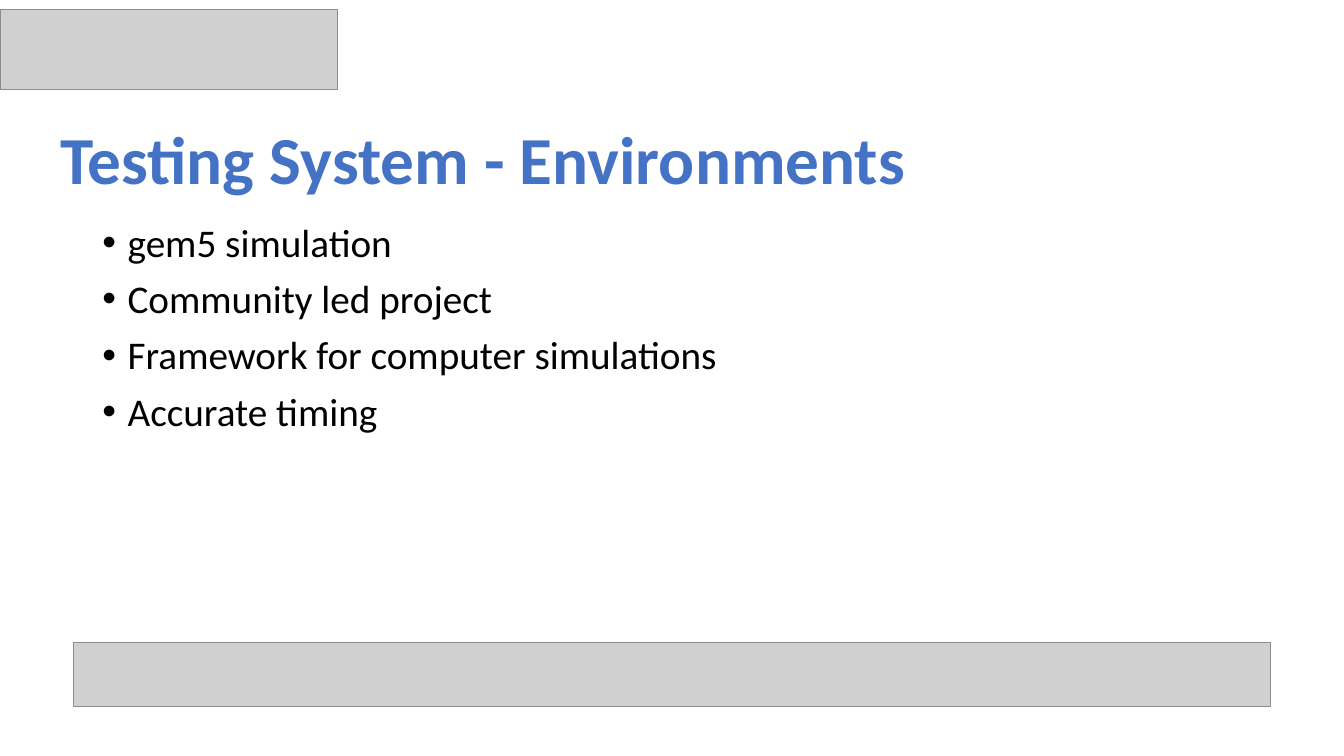
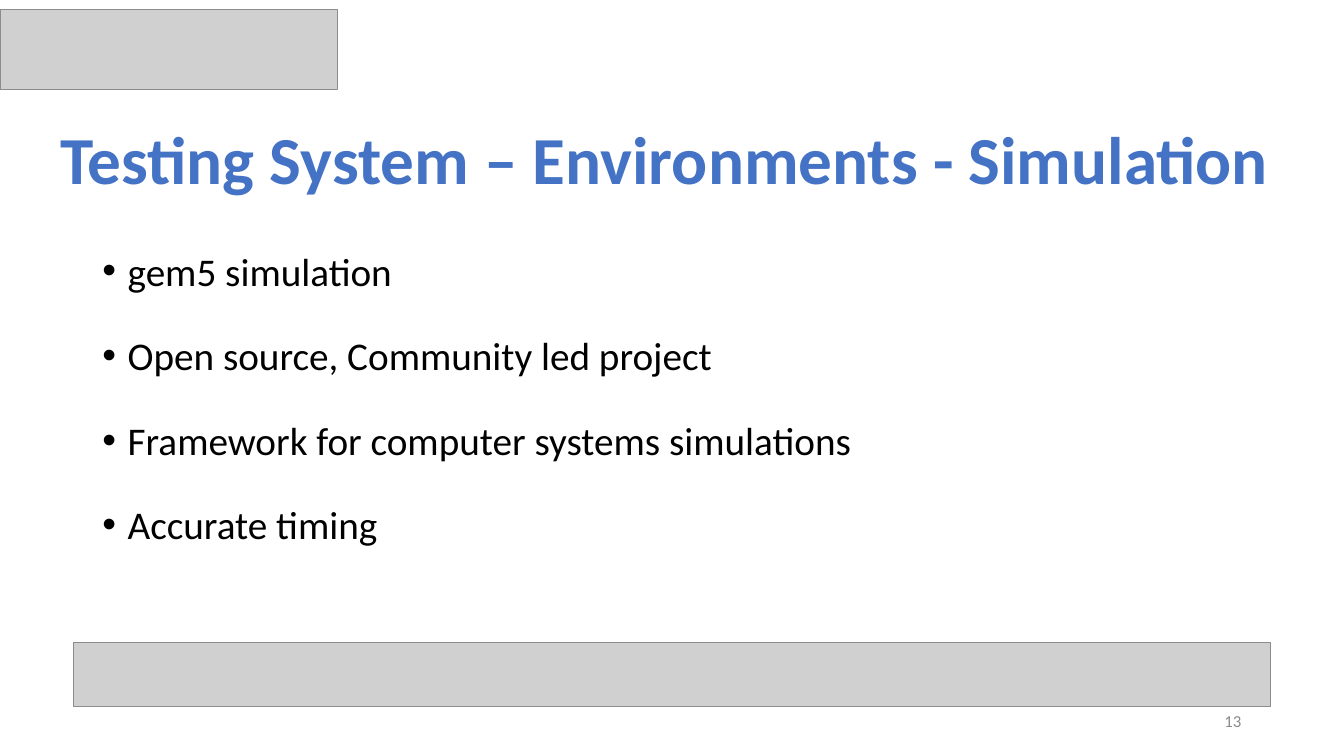
Before and after one commit to ommersh/Final-Project, a slide deck: slide 13 of Capstone Project Phase B–23-2-D-17.pptx (slide 12 before the commit). Drawn at 1344x756 pixels with LibreOffice and Linux fonts; fonts in the diff are those of the drawing; grey boxes stand for pictures. Boxes give left, top, right and bottom in pixels: in the first picture for what was removed or moved away, otherwise in the second. Text is boxed around its words. In the diff, an @@ line names an element or a change of style, - is before the commit and + after.

```diff
--- a/Capstone Project Phase B–23-2-D-17.pptx
+++ b/Capstone Project Phase B–23-2-D-17.pptx
@@ title at bbox=[60, 137, 1268, 196]: text changed @@
-Testing System - Environments
+Testing System – Environments - Simulation
@@ text at bbox=[128, 258, 392, 546]: line spacing 0.9 to 1.5 @@
@@ text at bbox=[128, 342, 851, 462]: text changed @@
-• Community led project
-• Framework for computer simulations
+• Open source, Community led project
+• Framework for computer systems simulations
@@ page number added at bbox=[1224, 716, 1241, 727], 12 pt, text #8C8C8C @@
+13
```
Also in this commit, not shown: 18 other slides changed, 8 slides added, 2 slides removed, 2 other files.
